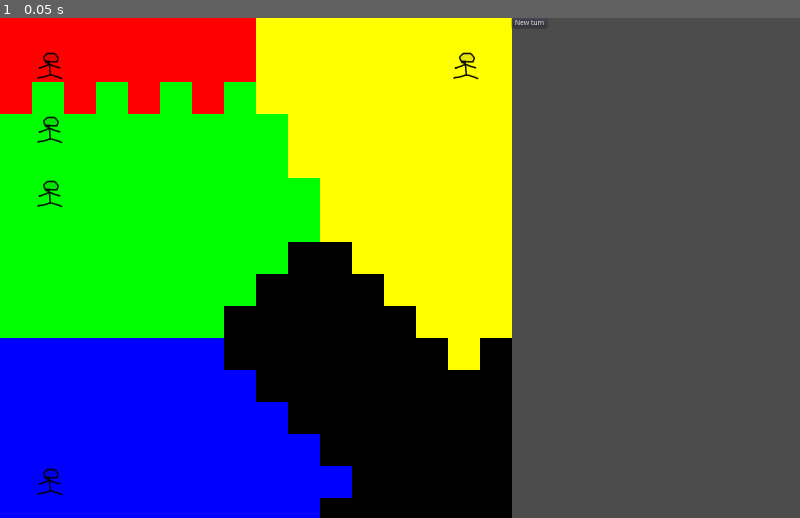
Above: before the commit, frame 1.
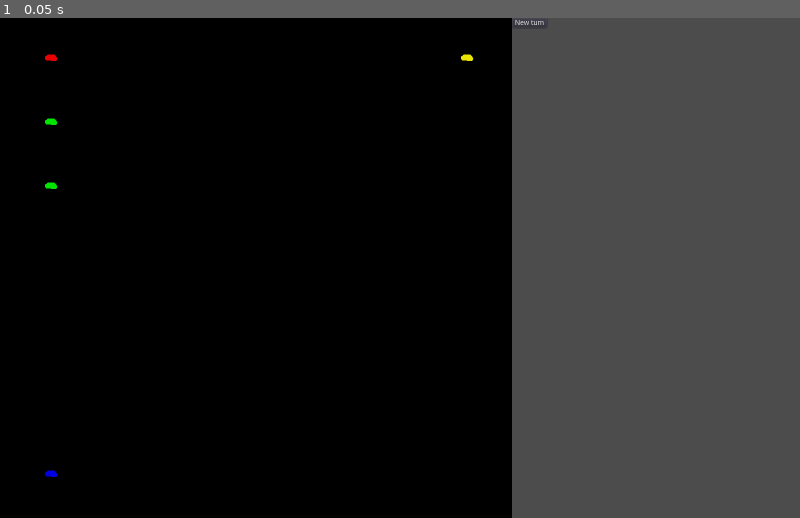
Above: after the commit, the same moment.

Repository: o01eg/deferred-turn-zone-of-control
Game: Godot game, scene res://Node2D.tscn
Two runs of this game, one before a commit and one after it. Both use one fixed random seed, a clock stepped at 60 frames per second and the inputs below.
Inputs:
- Up to frame 1 (0.05 s): no input

The runs differ from the first frame. In frame 1, 51% of the frame differs, in the area x 0-64%, y 0-100%.
Error after the commit: Invalid set index 'margin_left' (on base: 'null instance') with value of type 'int'. (res://Node2D.gd:97)

Commit message:
Attack and kill units

Diff:
--- a/Node2D.gd
+++ b/Node2D.gd
@@ -17,6 +17,7 @@
     var empire: int
     var tile: Vector2
     var next_tile: Vector2
+    var attack_tile
 
 class TileInfo:
     var controls: Dictionary
@@ -93,6 +94,7 @@
     units.push_back(u3)
 
     $Button.margin_left = map_width * TILE_SIZE
+    $CheckButton.margin_left = map_width * TILE_SIZE
 
     astar.reserve_space(map_width * map_height * 2)
     for x in range(map_width):
@@ -195,6 +197,8 @@
         draw_texture(preload("res://assets/unit.png"), Vector2(u.tile.x * TILE_SIZE, u.tile.y * TILE_SIZE), empires[u.empire].color)
         if u.tile.x != u.next_tile.x or u.tile.y != u.next_tile.y:
             draw_line(Vector2(u.tile.x * TILE_SIZE + TILE_SIZE / 2, u.tile.y * TILE_SIZE + TILE_SIZE / 2), Vector2(u.next_tile.x * TILE_SIZE + TILE_SIZE / 2, u.next_tile.y * TILE_SIZE + TILE_SIZE / 2), Color.black)
+        if u.attack_tile != null:
+            draw_line(Vector2(u.next_tile.x * TILE_SIZE + TILE_SIZE / 2, u.next_tile.y * TILE_SIZE + TILE_SIZE / 2), Vector2(u.attack_tile.x * TILE_SIZE + TILE_SIZE / 2, u.attack_tile.y * TILE_SIZE + TILE_SIZE / 2), Color.black)
 
 func _input(event: InputEvent):
     if event is InputEventMouseButton and event.button_index == BUTTON_LEFT:
@@ -233,13 +237,40 @@
                         if path != null and path.size() > 0 and path.size() <= selected_unit.speed:
                             selected_movements.append(Vector2(x, y))
             if movement:
-                var path = astar.get_id_path(selected_unit.tile.x + map_width * selected_unit.tile.y, tiles.x + map_width * tiles.y)
-                print(path)
-                if path != null and path.size() > 0 and path.size() <= selected_unit.speed:
-                    selected_unit.next_tile = tiles
-                    for p in astar.get_points():
-                        astar.set_point_disabled(p, false)
-                    update()
+                if $CheckButton.pressed:
+                    var found = false
+                    for u2 in units:
+                        if u2.tile.x == tiles.x and u2.tile.y == tiles.y \
+                            and abs(selected_unit.next_tile.x - u2.tile.x) <= 1 \
+                            and abs(selected_unit.next_tile.y - u2.tile.y) <= 1 \
+                            and selected_unit.empire != u2.empire:
+                            var is_allies = false
+                            for a in allies:
+                                if a.x == selected_unit.empire and a.y == u2.empire:
+                                    is_allies = true
+                                    break
+                                elif a.y == selected_unit.empire and a.x == u2.empire:
+                                    is_allies = true
+                                    break
+                            if not is_allies:
+                                selected_unit.attack_tile = tiles
+                                found = true
+                                for p in astar.get_points():
+                                    astar.set_point_disabled(p, false)
+                                update()
+                    if not found:
+                        selected_unit.attack_tile = null
+                        for p in astar.get_points():
+                            astar.set_point_disabled(p, false)
+                        update()
+                else:
+                    var path = astar.get_id_path(selected_unit.tile.x + map_width * selected_unit.tile.y, tiles.x + map_width * tiles.y)
+                    if path != null and path.size() > 0 and path.size() <= selected_unit.speed:
+                        selected_unit.next_tile = tiles
+                        selected_unit.attack_tile = null
+                        for p in astar.get_points():
+                            astar.set_point_disabled(p, false)
+                        update()
     if event is InputEventMouseButton and event.button_index == BUTTON_RIGHT and selected_unit != null:
         selected_unit = null
         for p in astar.get_points():
@@ -248,8 +279,21 @@
 
 
 func _on_Button_pressed():
+    # movements
     for u in units:
         u.tile = u.next_tile
+    # attacks
+    var dead: Dictionary = Dictionary()
+    for u in units:
+        if u.attack_tile != null:
+            for uidx in range(units.size()):
+                if units[uidx].tile.x == u.attack_tile.x and units[uidx].tile.y == u.attack_tile.y:
+                    dead[uidx] = true
+            u.attack_tile = null
+    var deadidx = dead.keys()
+    deadidx.sort()
+    for i in range(deadidx.size()):
+        units.remove(deadidx[deadidx.size() - 1 - i])
     selected_unit = null
     for p in astar.get_points():
         astar.set_point_disabled(p, false)
